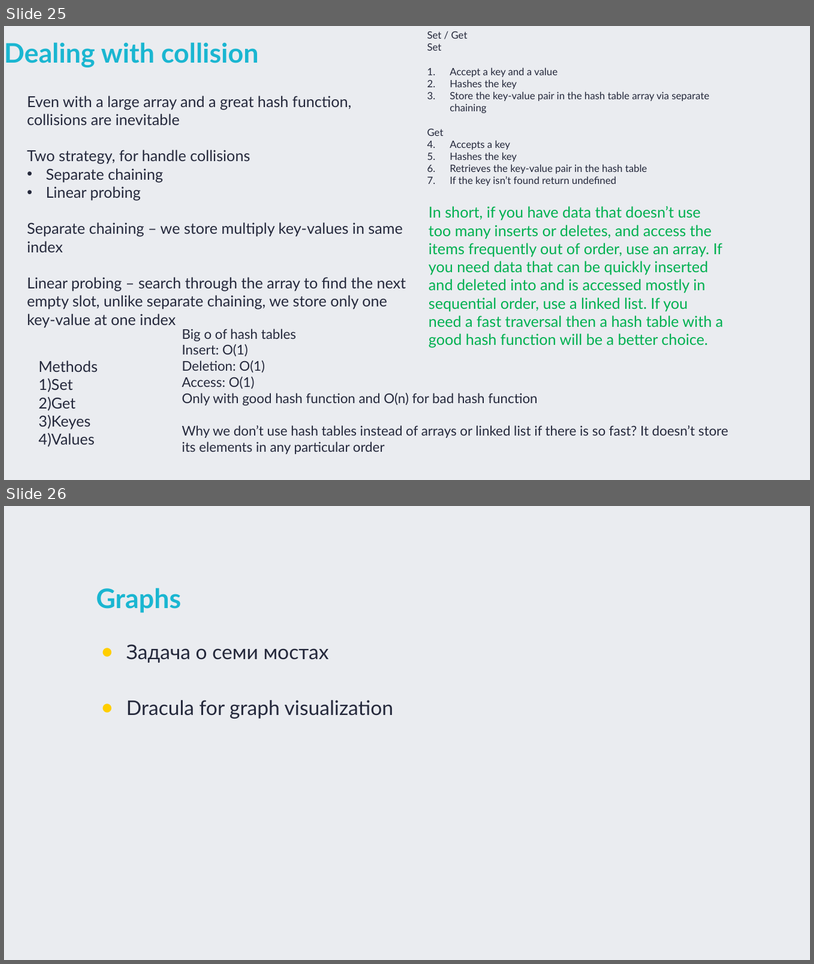
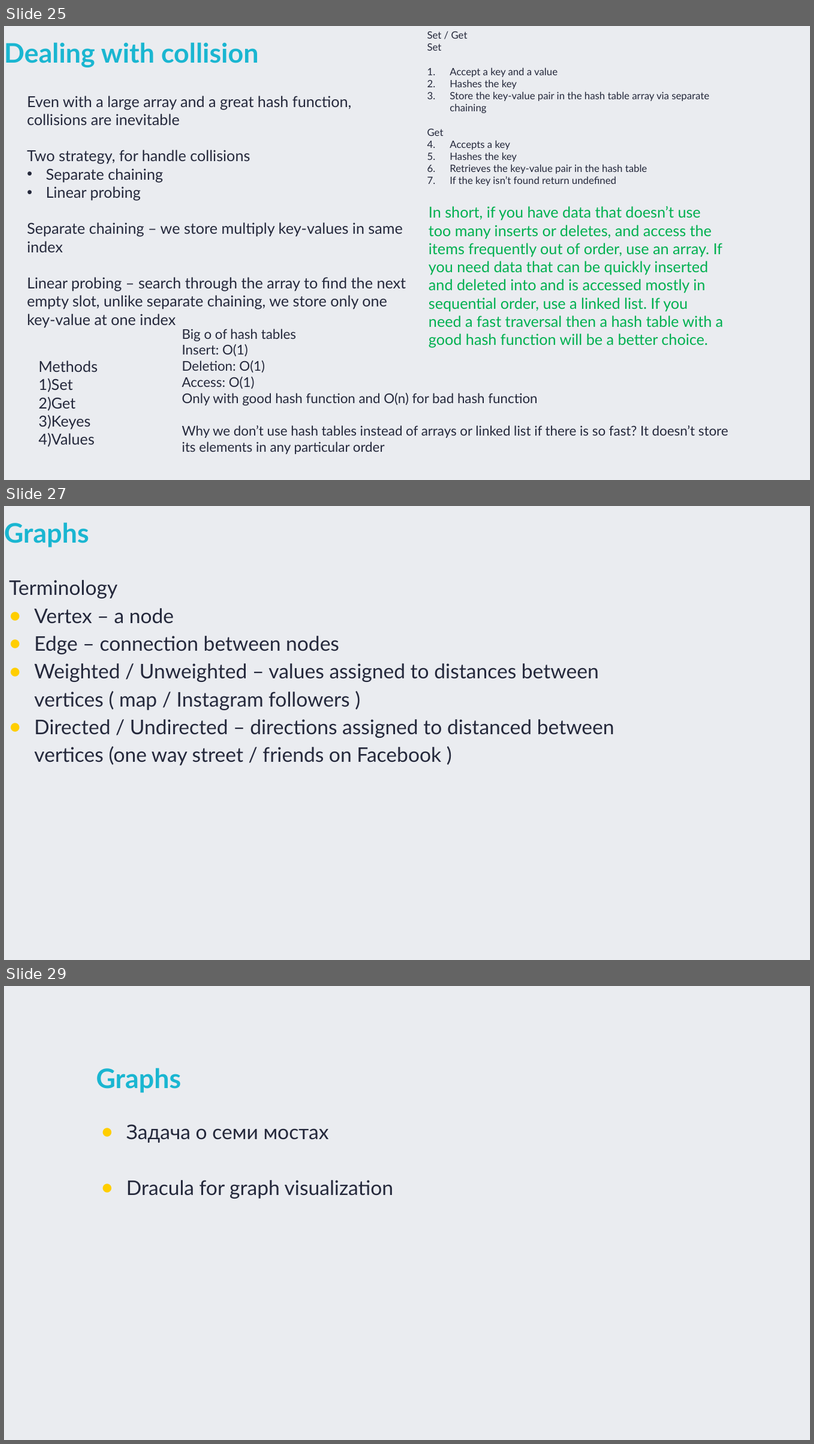
Before and after one commit to TigranVardanyan/Algorithms-and-Data-structures, a slide deck: ds&a.pptx. Shown one above the other, each under a label of ours: slides 25 and 26 before the commit, slides 25, 27 and 29 after it; the slides between them are not shown. The pictures are 814x964 and 814x1444 pixels, drawn with LibreOffice and Linux fonts; fonts in the diff are those of the drawing. Boxes give left, top, right and bottom in pixels: in the first picture for what was removed or moved away, otherwise in the second. Text is boxed around its words. In the diff, an @@ line names an element or a change of style, - is before the commit and + after.

Commit message:
Graphs - add vertex

```diff
--- a/ds&a.pptx
+++ b/ds&a.pptx
@@ slide 27 added at [4,506,810,960], background #EAECF0 @@
@@ title added at [4,522,89,547], 32 pt, text #1AB6D1, bold @@
+Graphs
@@ text added at [9,580,615,765], 24 pt, text #24283B @@
+Terminology
+● Vertex – a node
+● Edge – connection between nodes
+● Weighted / Unweighted – values assigned to distances between vertices ( map / Instagram followers )
+● Directed / Undirected – directions assigned to distanced between vertices (one way street / friends on Facebook )
@@ what was slide 26 is now slide 29 @@
```
Also in this commit, not shown: 2 other slides added, 3 other files.
